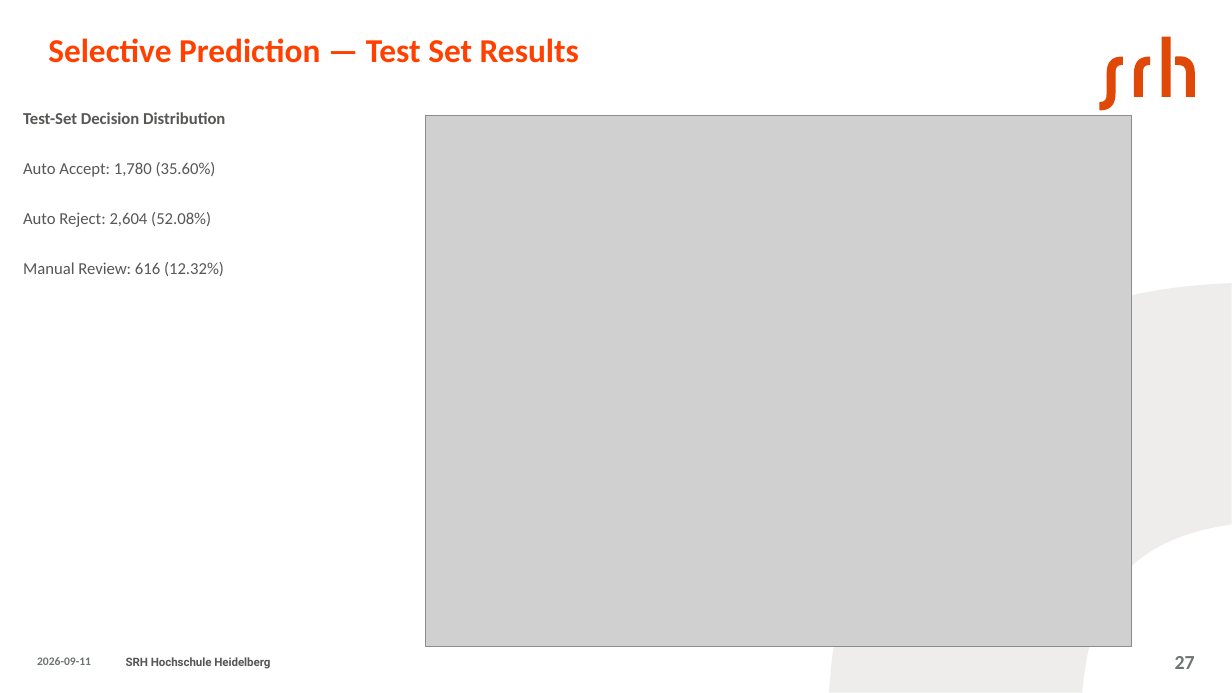
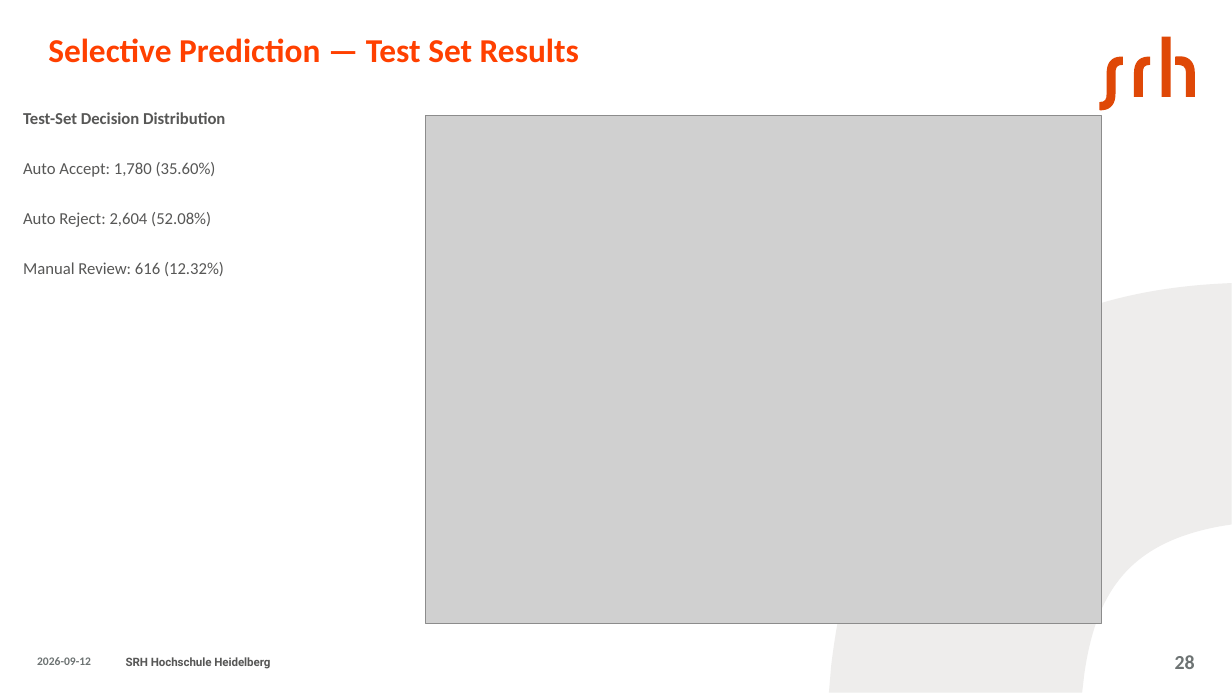
Before and after one commit to aminfeli/Thesis, a slide deck: slide 28 of 7-Presentation/presentation.pptx (slide 27 before the commit). Drawn at 1232x693 pixels with LibreOffice and Linux fonts; fonts in the diff are those of the drawing; grey boxes stand for pictures. Boxes give left, top, right and bottom in pixels: in the first picture for what was removed or moved away, otherwise in the second. Text is boxed around its words. In the diff, an @@ line names an element or a change of style, - is before the commit and + after.

```diff
--- a/7-Presentation/presentation.pptx
+++ b/7-Presentation/presentation.pptx
@@ picture: place and size @@
-picture at box(426, 116, 1132, 647)
+picture at box(426, 116, 1102, 624)
@@ page number at box(1175, 655, 1195, 669): text changed @@
-27
+28
```
Also in this commit, not shown: 30 other slides changed, 1 slide added, 1 slide removed, 3 other files.
